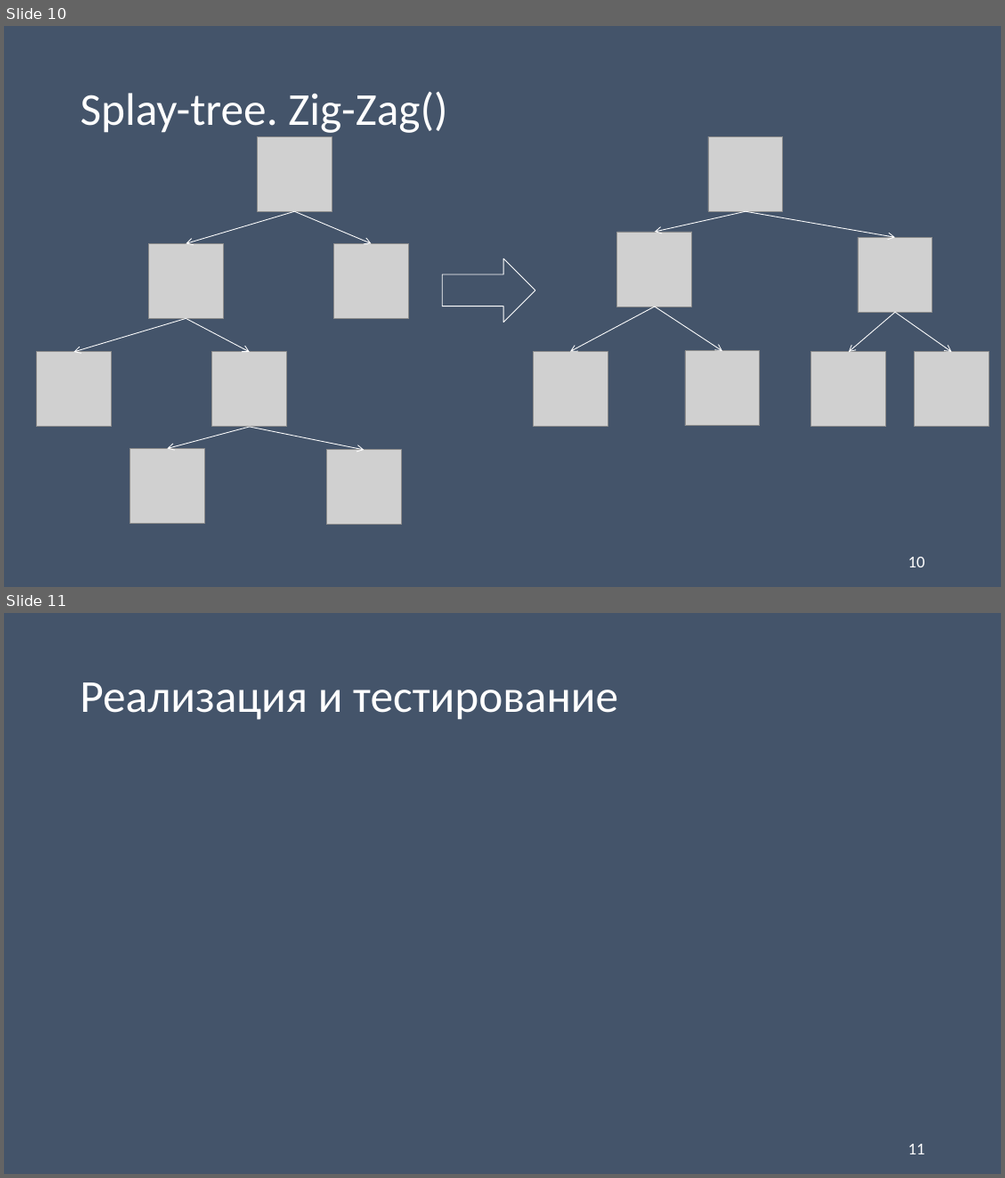
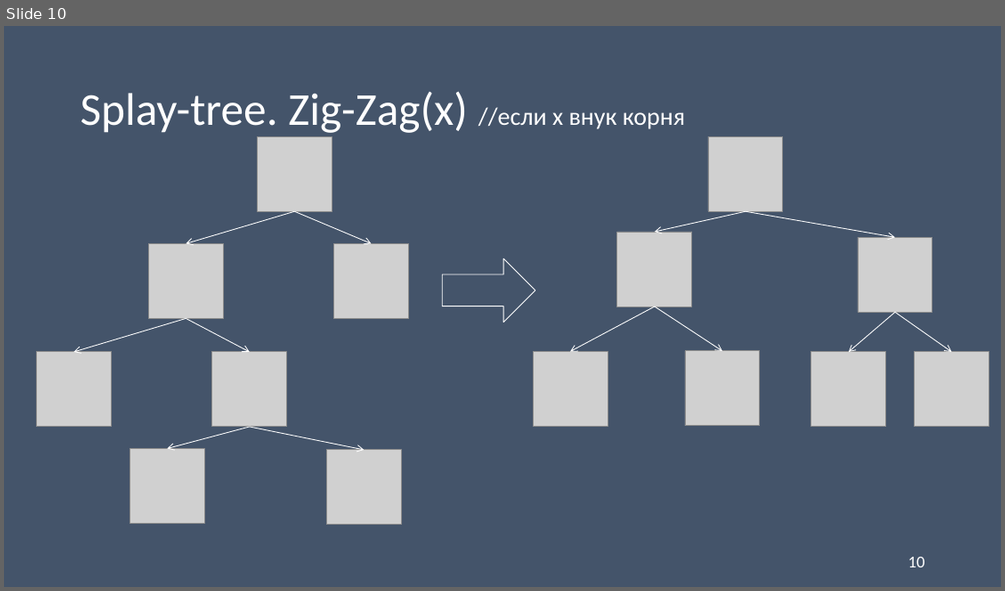
Before and after one commit to Koshkaallmaznaya/algorithms-AA-tree-Splay-tree, a slide deck: Документы/Б9121-09.03.03пикд_Панкратова_презентация.pptx. Shown one above the other, each under a label of ours: slides 10 and 11 before the commit, slide 10 after it. The pictures are 1005x1178 and 1005x591 pixels, drawn with LibreOffice and Linux fonts; fonts in the diff are those of the drawing; grey boxes stand for pictures. Boxes give left, top, right and bottom in pixels: in the first picture for what was removed or moved away, otherwise in the second. Text is boxed around its words. In the diff, an @@ line names an element or a change of style, - is before the commit and + after.

```diff
--- a/Документы/Б9121-09.03.03пикд_Панкратова_презентация.pptx
+++ b/Документы/Б9121-09.03.03пикд_Панкратова_презентация.pptx
@@ slide 11 removed at (4, 613, 1001, 1174), background #44546A @@
@@ title removed at (80, 682, 618, 720) @@
-Реализация и тестирование
@@ page number removed at (908, 1143, 925, 1154) @@
-11
@@ slide 10 changed as well @@
@@ title at (81, 91, 685, 133): text changed @@
-Splay-tree. Zig-Zag()
+Splay-tree. Zig-Zag(x) //если х внук корня
```
Also in this commit, not shown: 9 other slides changed, 4 slides added, 1 other slide removed, 4 other files.
